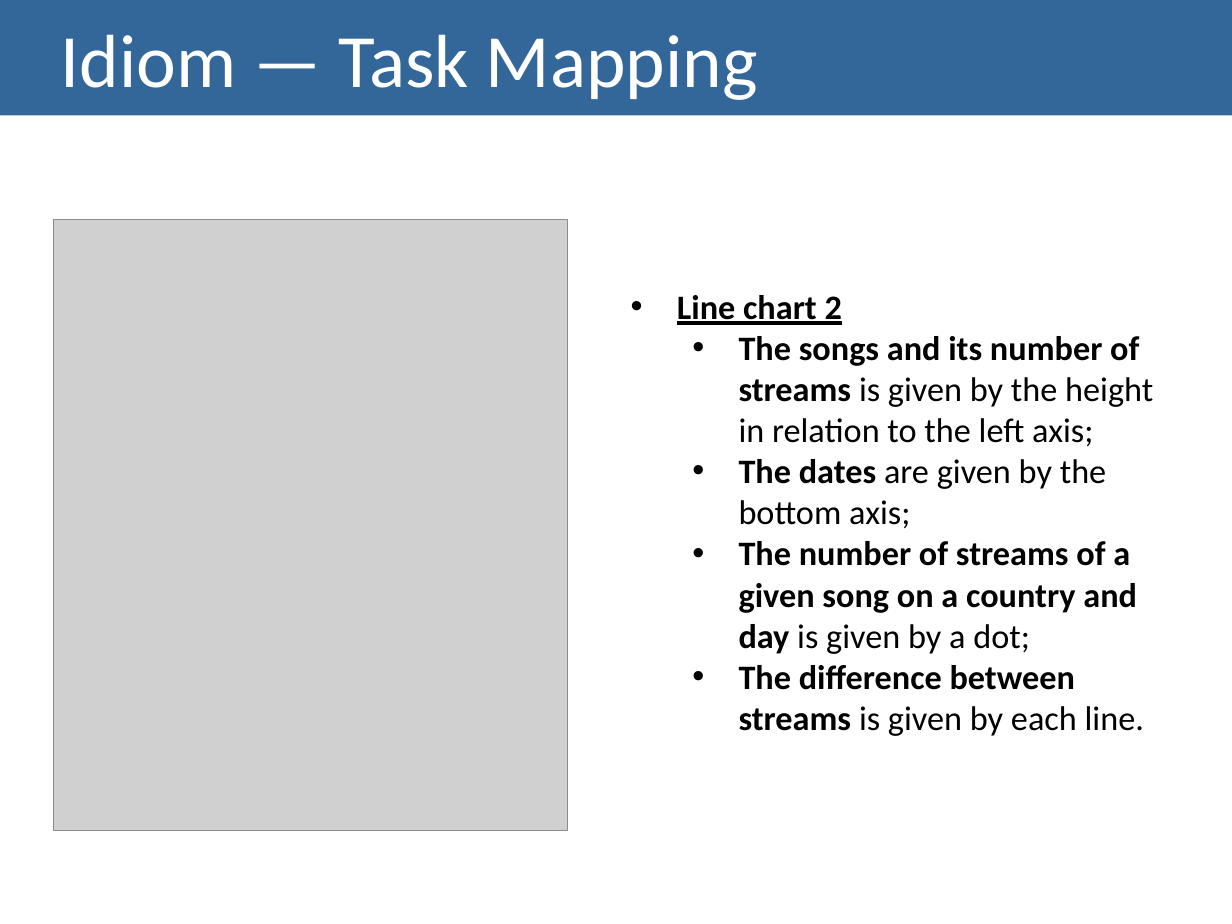
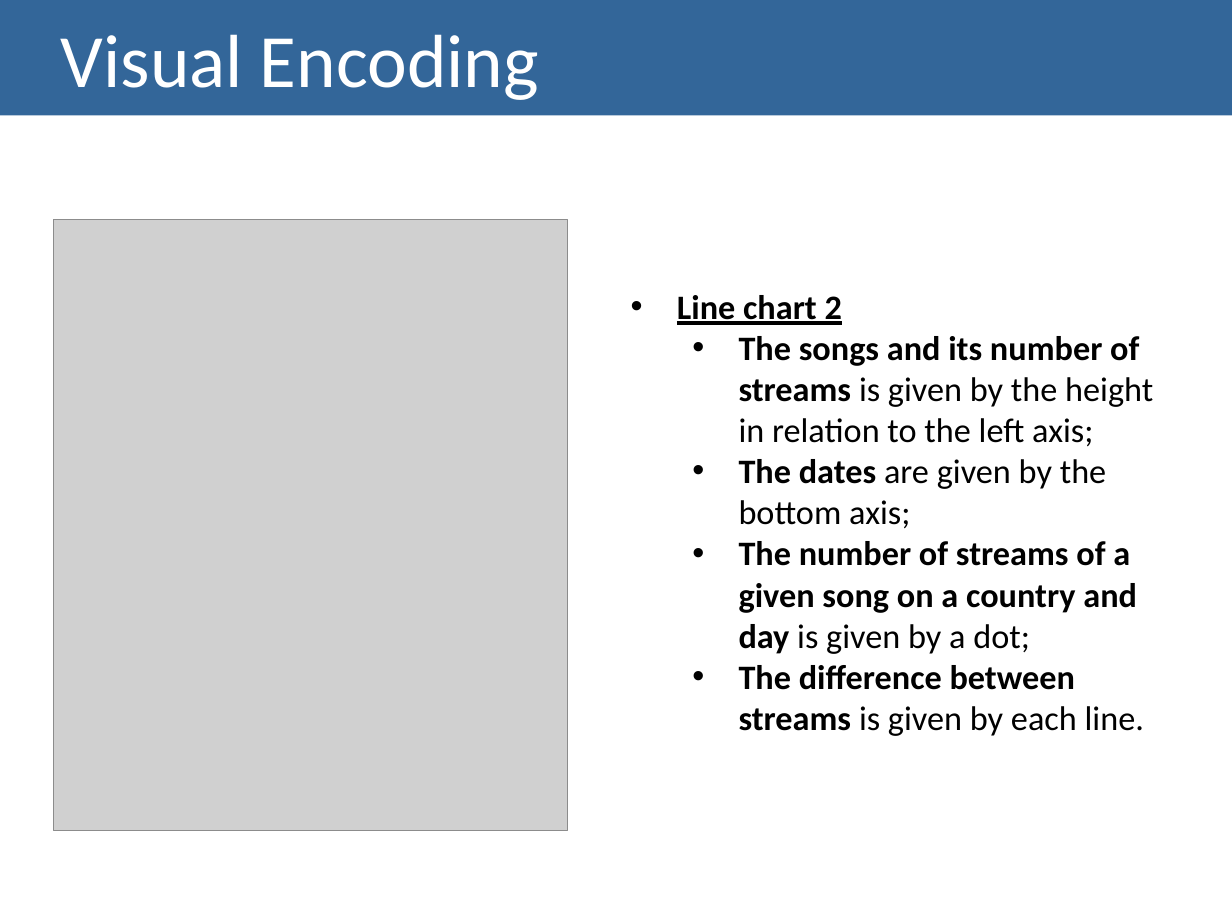
Before and after one commit to regouga/VI-MEIC-1819, a slide deck: slide 8 of Lab 6/17.pptx (slide 14 before the commit). Drawn at 1232x924 pixels with LibreOffice and Linux fonts; fonts in the diff are those of the drawing; grey boxes stand for pictures. Boxes give left, top, right and bottom in pixels: in the first picture for what was removed or moved away, otherwise in the second. Text is boxed around its words. In the diff, an @@ line names an element or a change of style, - is before the commit and + after.

```diff
--- a/Lab 6/17.pptx
+++ b/Lab 6/17.pptx
@@ title at <box>61,34,539,100</box>: text changed @@
-Idiom — Task Mapping
+Visual Encoding
```
Also in this commit, not shown: 9 other slides changed, 1 other file.
